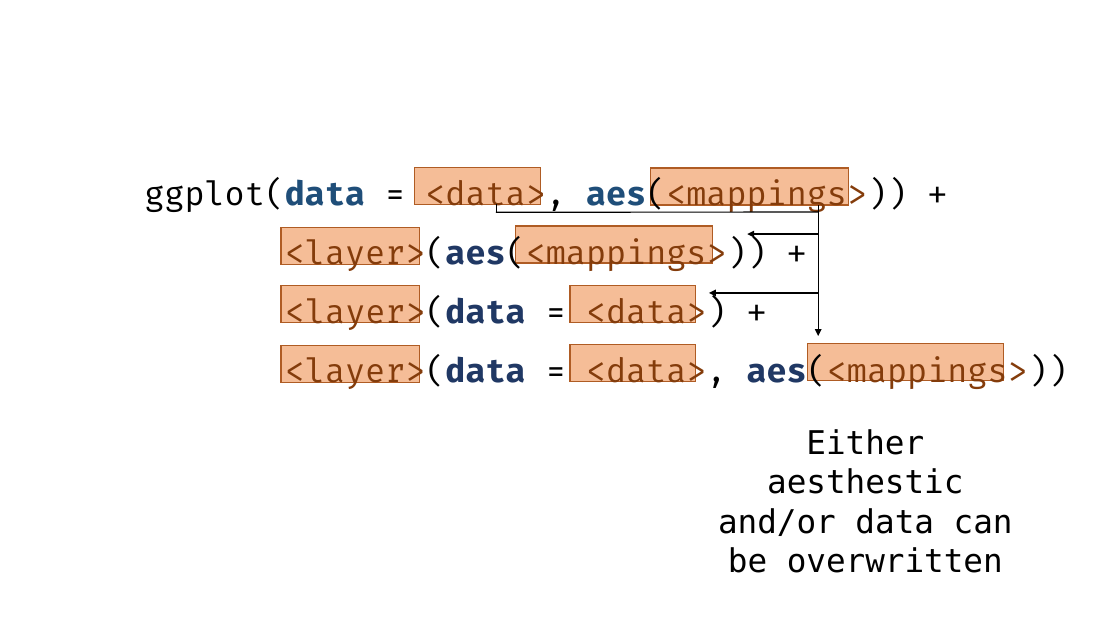
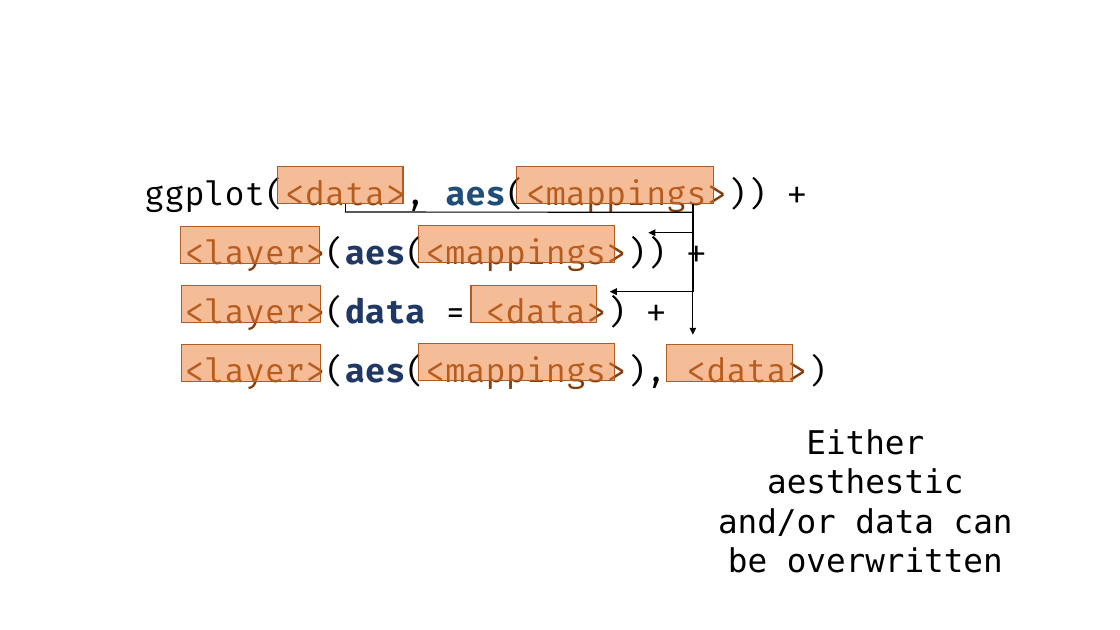
Before and after one commit to emitanaka/biometrics2019, a slide deck: slide 3 of images/images.pptx. Drawn at 1120x630 pixels with LibreOffice and Linux fonts; fonts in the diff are those of the drawing. Boxes give left, top, right and bottom in pixels: in the first picture for what was removed or moved away, otherwise in the second. Text is boxed around its words. In the diff, an @@ line names an element or a change of style, - is before the commit and + after.

```diff
--- a/images/images.pptx
+++ b/images/images.pptx
@@ rectangle: place and size @@
-rectangle at box(414, 167, 540, 204)
+rectangle at box(277, 166, 403, 203)
@@ rectangle: place and size @@
-rectangle at box(651, 168, 849, 205)
+rectangle at box(517, 166, 714, 203)
@@ text at box(144, 180, 767, 215): text changed @@
-ggplot(data = <data>, aes(<mappings>)) +
+ggplot(<data>, aes(<mappings>)) +
@@ line moved from (497, 204) - (497, 212) to (345, 204) - (345, 213) @@
@@ line moved from (819, 205) - (819, 293) to (693, 204) - (693, 292) @@
@@ line moved from (818, 212) - (496, 213) to (693, 213) - (344, 212) @@
@@ arrow moved from (818, 234) - (748, 234) to (692, 233) - (649, 233) @@
@@ arrow moved from (818, 293) - (709, 293) to (693, 292) - (610, 292) @@
@@ arrow moved from (818, 293) - (818, 336) to (693, 292) - (693, 334) @@
@@ 5 rectangles: place and size @@
-5 rectangles at box(281, 226, 712, 383)
+5 rectangles at box(181, 225, 615, 381)
@@ text at box(185, 356, 827, 391): text changed @@
-<layer>(data = <data>, aes(<mappings>))
+<layer>(aes(<mappings>), <data>)
@@ rectangle: place and size @@
-rectangle at box(807, 344, 1004, 381)
+rectangle at box(418, 344, 615, 381)
@@ rectangle: place and size @@
-rectangle at box(571, 344, 697, 381)
+rectangle at box(667, 344, 793, 381)
```
Also in this commit, not shown: 3 other slides changed, 2 slides added, 47 other files.
